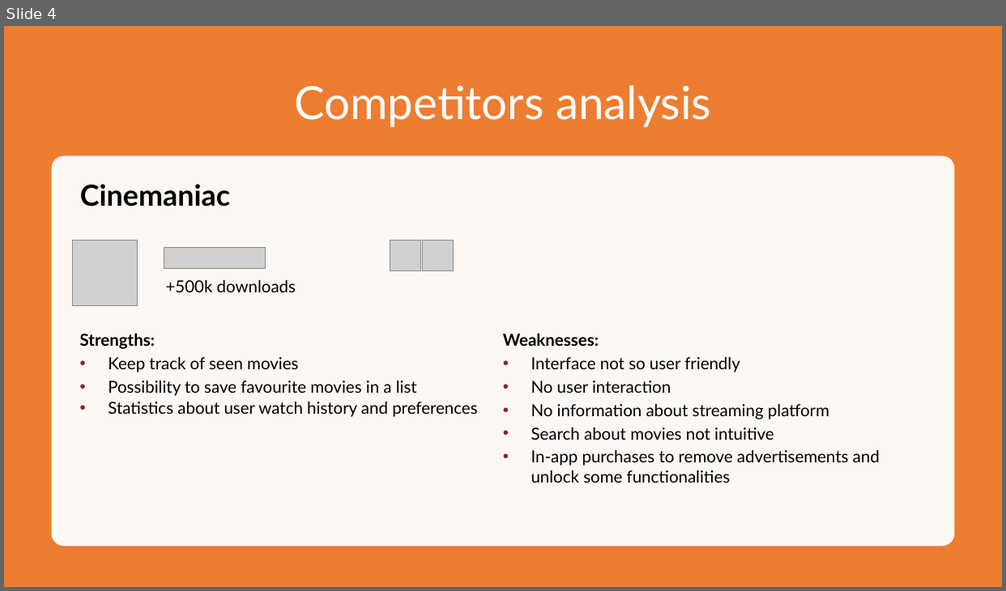
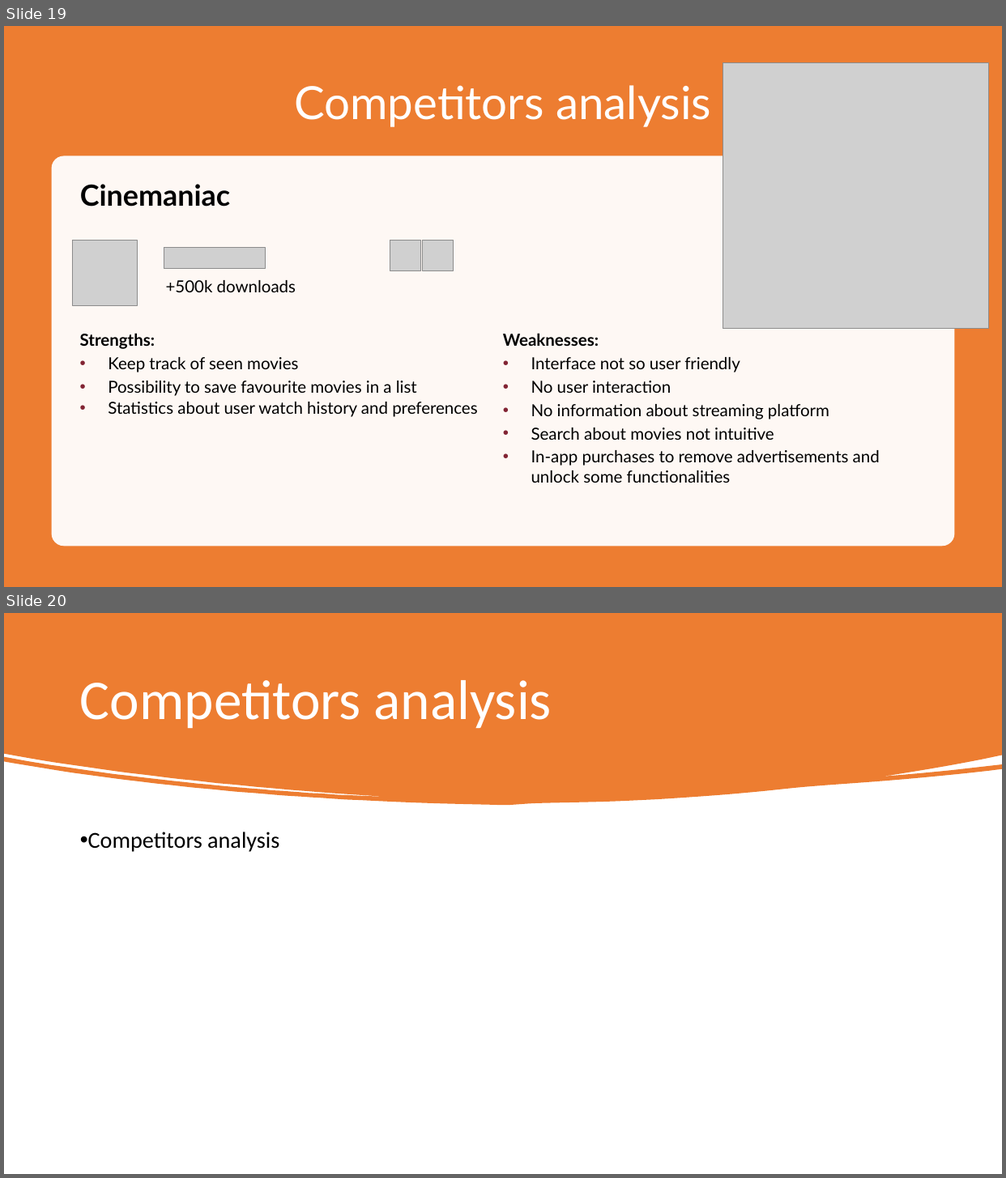
Before and after one commit to mauroficorella/Human-Computer-Interaction, a slide deck: Documentazione/Presentazione HCI.pptx. Shown one above the other, each under a label of ours: slide 4 before the commit, slides 19 and 20 after it. The pictures are 1006x591 and 1006x1178 pixels, drawn with LibreOffice and Linux fonts; fonts in the diff are those of the drawing; grey boxes stand for pictures. Boxes give left, top, right and bottom in pixels: in the first picture for what was removed or moved away, otherwise in the second. Text is boxed around its words. In the diff, an @@ line names an element or a change of style, - is before the commit and + after.

```diff
--- a/Documentazione/Presentazione HCI.pptx
+++ b/Documentazione/Presentazione HCI.pptx
@@ slide 20 added at <box>4,613,1002,1174</box>, background #FFFFFF @@
@@ freeform shape added at <box>4,613,1002,806</box>, fill #ED7D31 @@
@@ title added at <box>80,680,552,728</box>, 54 pt, text #FFFFFF @@
+Competitors analysis
@@ text added at <box>88,832,279,852</box>, 22 pt, text #000000 @@
+• Competitors analysis
@@ what was slide 4 is now slide 19 @@
@@ slide 19 changed as well @@
@@ picture added at <box>722,62,989,329</box> @@
```
Also in this commit, not shown: 2 other slides changed, 15 other slides added, 3 other files.
